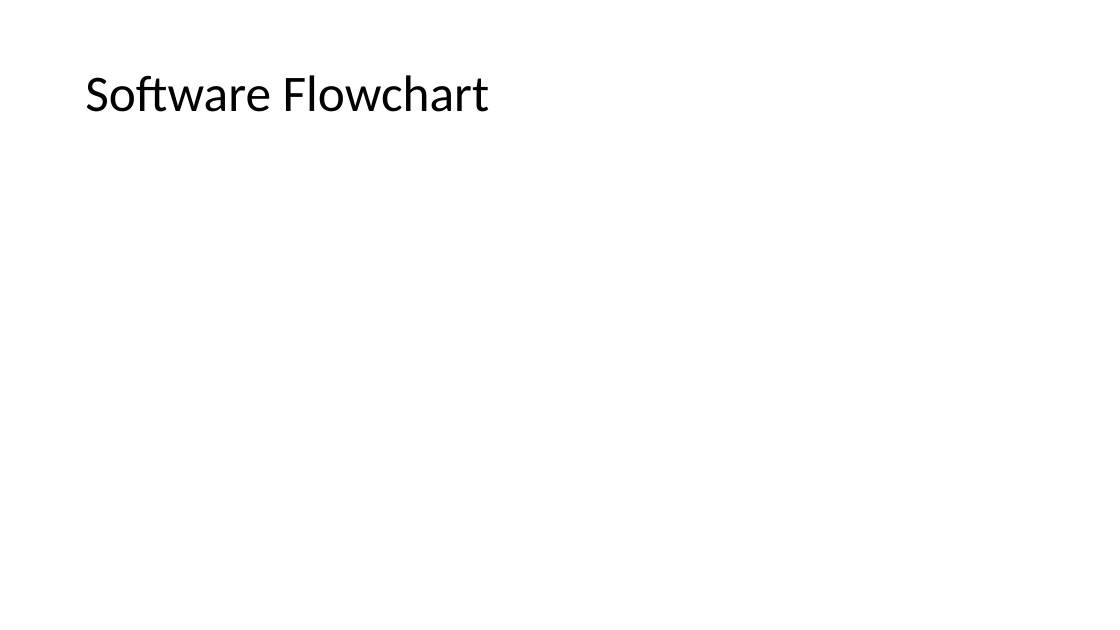
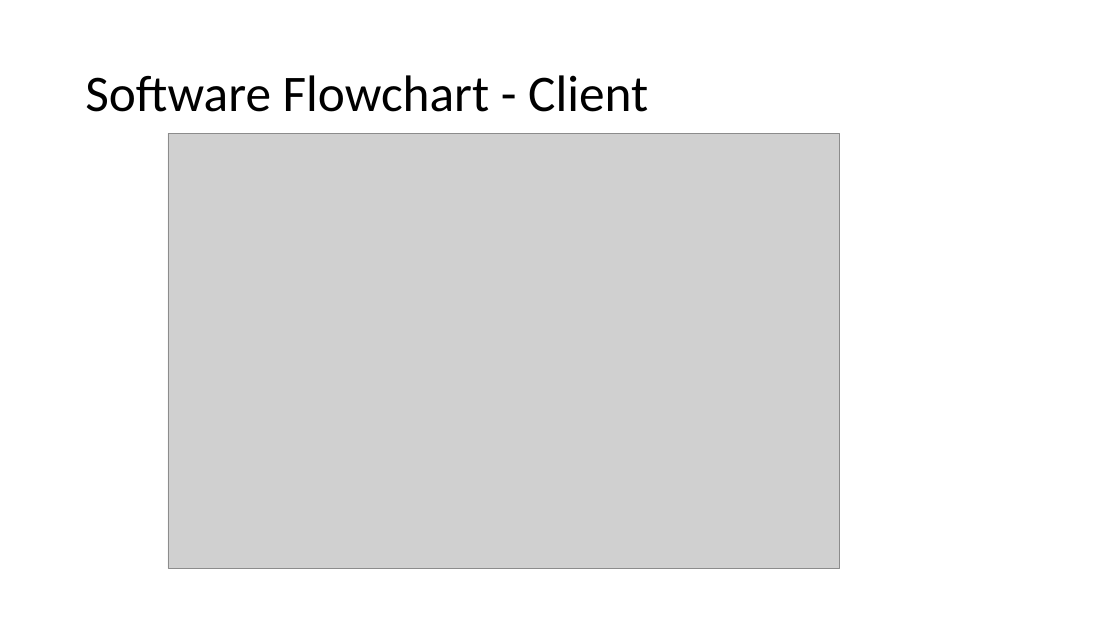
Before and after one commit to ODonovanMurphyII/CS492_Project, a slide deck: slide 5 of presentation.pptx. Drawn at 1120x630 pixels with LibreOffice and Linux fonts; fonts in the diff are those of the drawing; grey boxes stand for pictures. Boxes give left, top, right and bottom in pixels: in the first picture for what was removed or moved away, otherwise in the second. Text is boxed around its words. In the diff, an @@ line names an element or a change of style, - is before the commit and + after.

Commit message:
More files add for presentation

```diff
--- a/presentation.pptx
+++ b/presentation.pptx
@@ title at box(85, 75, 648, 112): text changed @@
-Software Flowchart
+Software Flowchart - Client
@@ picture added at box(168, 134, 840, 569) @@
```
Also in this commit, not shown: 1 slide added, 8 other files.
